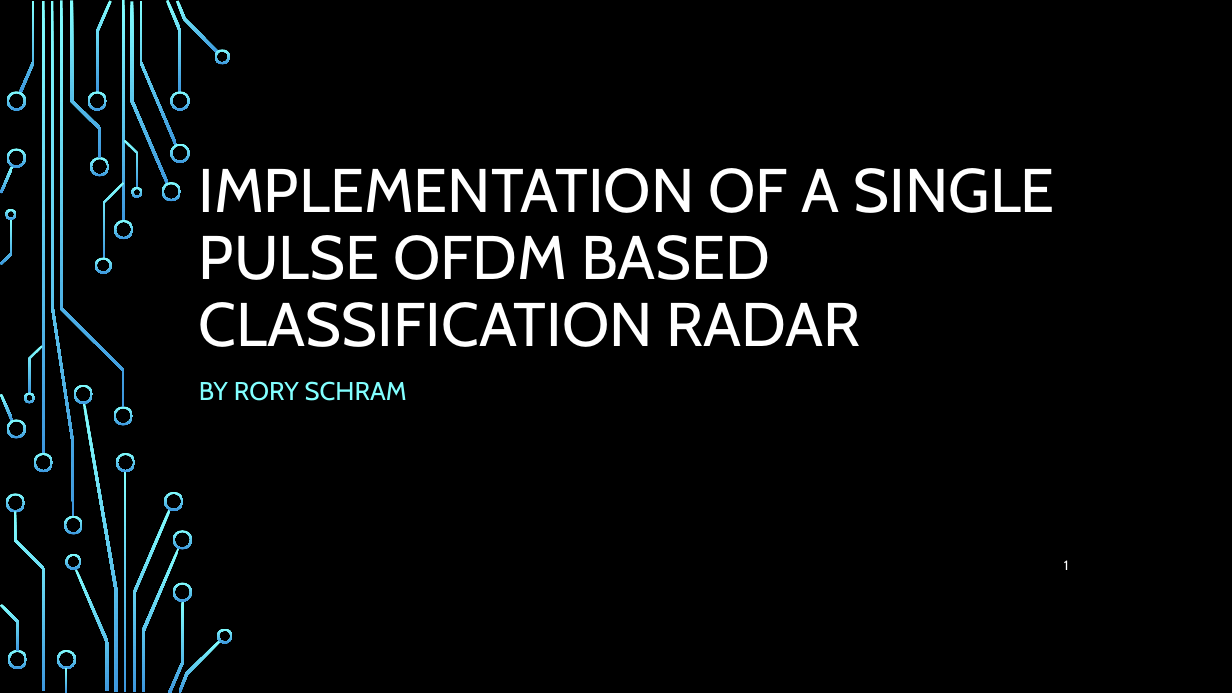
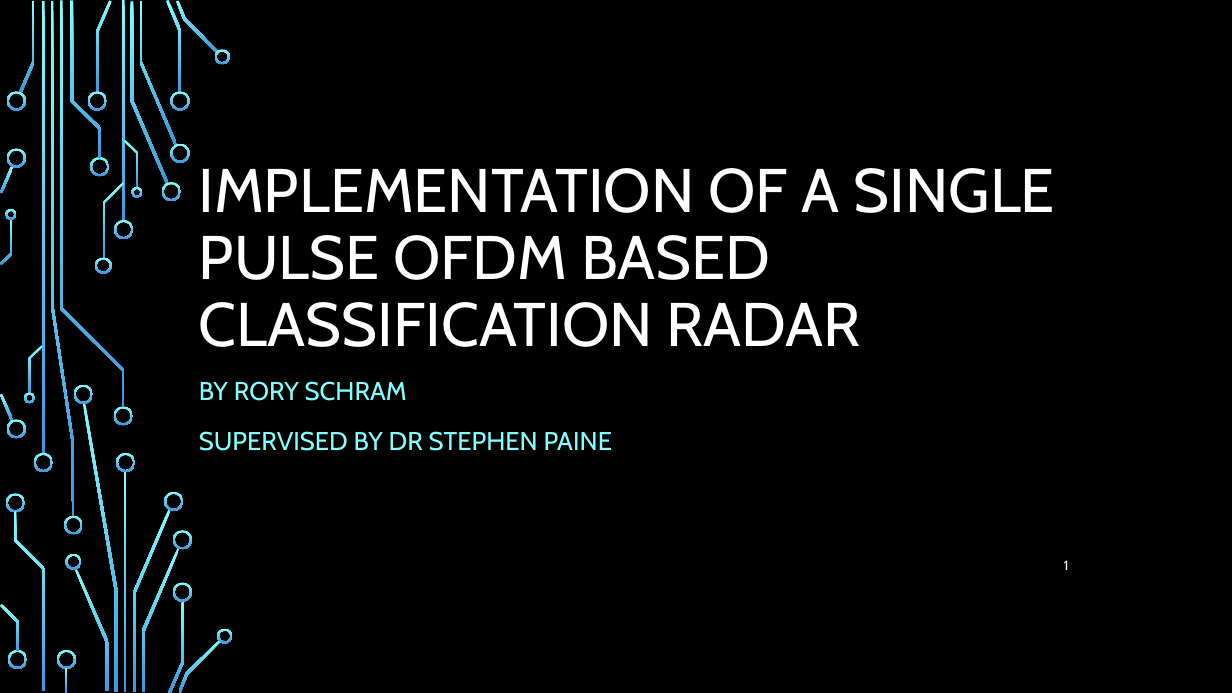
Before and after one commit to roryschram/masters, a slide deck: slide 1 of presentations/rrsg_seminar_4_may_rory_schram.pptx. Drawn at 1232x693 pixels with LibreOffice and Linux fonts; fonts in the diff are those of the drawing; background and template pictures are left out. Boxes give left, top, right and bottom in pixels: in the first picture for what was removed or moved away, otherwise in the second. Text is boxed around its words. In the diff, an @@ line names an element or a change of style, - is before the commit and + after.

```diff
--- a/presentations/rrsg_seminar_4_may_rory_schram.pptx
+++ b/presentations/rrsg_seminar_4_may_rory_schram.pptx
@@ subtitle at bbox=[199, 431, 612, 451]: paragraph added @@
+SUPERVISED BY DR STEPHEN PAINE
```
Also in this commit, not shown: 4 other slides changed, 12 slides added, 1 slide removed, 13 other files.
